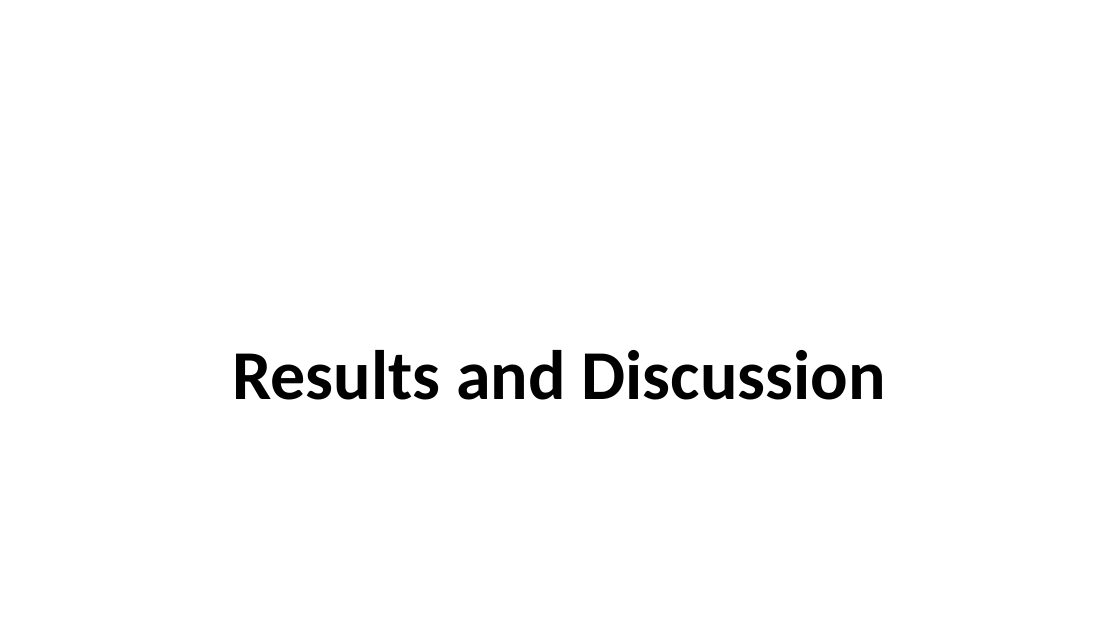
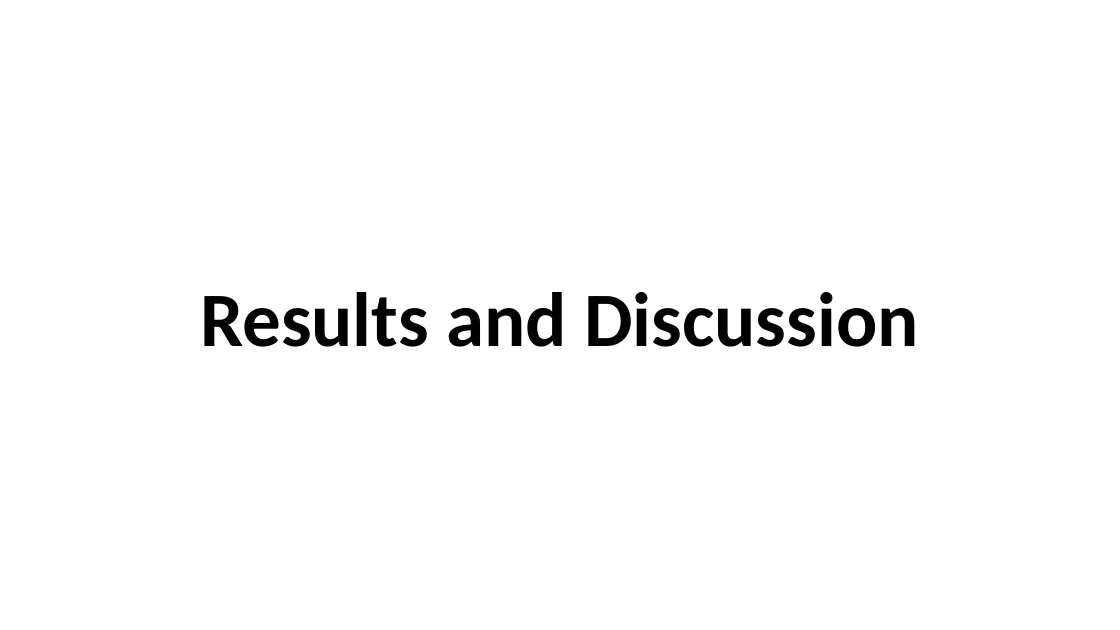
Before and after one commit to LukeABobay/larval-fish-community-analysis, a slide deck: slide 10 of PICES 2026 Presentation.pptx. Drawn at 1120x630 pixels with LibreOffice and Linux fonts; fonts in the diff are those of the drawing. Boxes give left, top, right and bottom in pixels: in the first picture for what was removed or moved away, otherwise in the second. Text is boxed around its words. In the diff, an @@ line names an element or a change of style, - is before the commit and + after.

```diff
--- a/PICES 2026 Presentation.pptx
+++ b/PICES 2026 Presentation.pptx
@@ title "Results and Discussion": place and size @@
-title "Results and Discussion" at [232, 350, 886, 400]
+title "Results and Discussion" at [200, 292, 918, 347]
@@ title "Results and Discussion" at [200, 292, 918, 347]: size 60 to 66 pt @@
```
Also in this commit, not shown: 20 other slides changed, 1 slide added, 4 slides removed.
